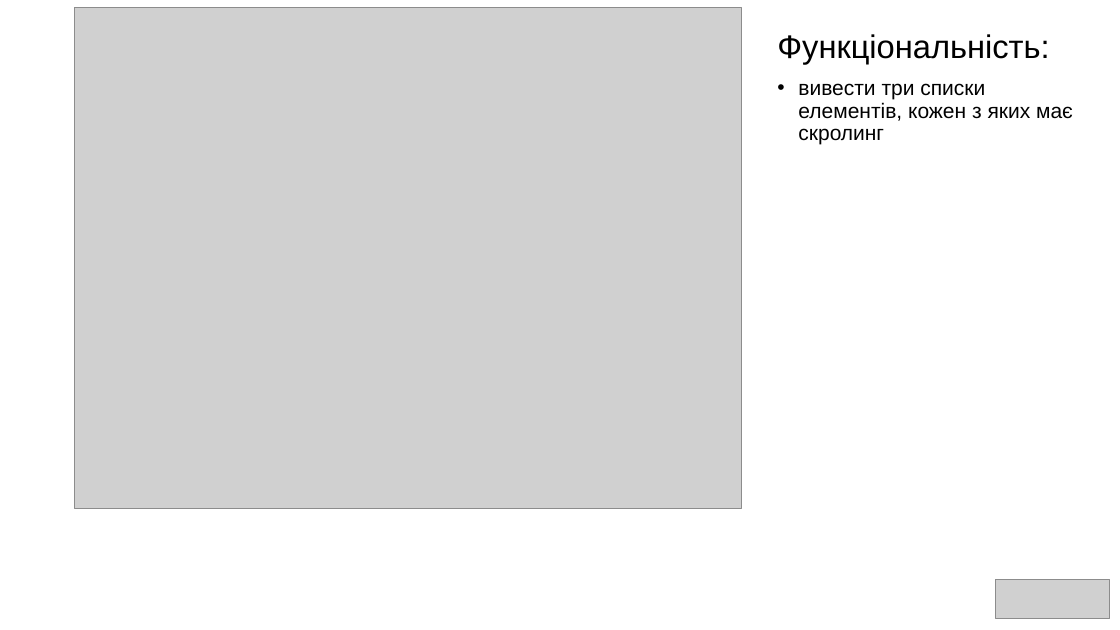
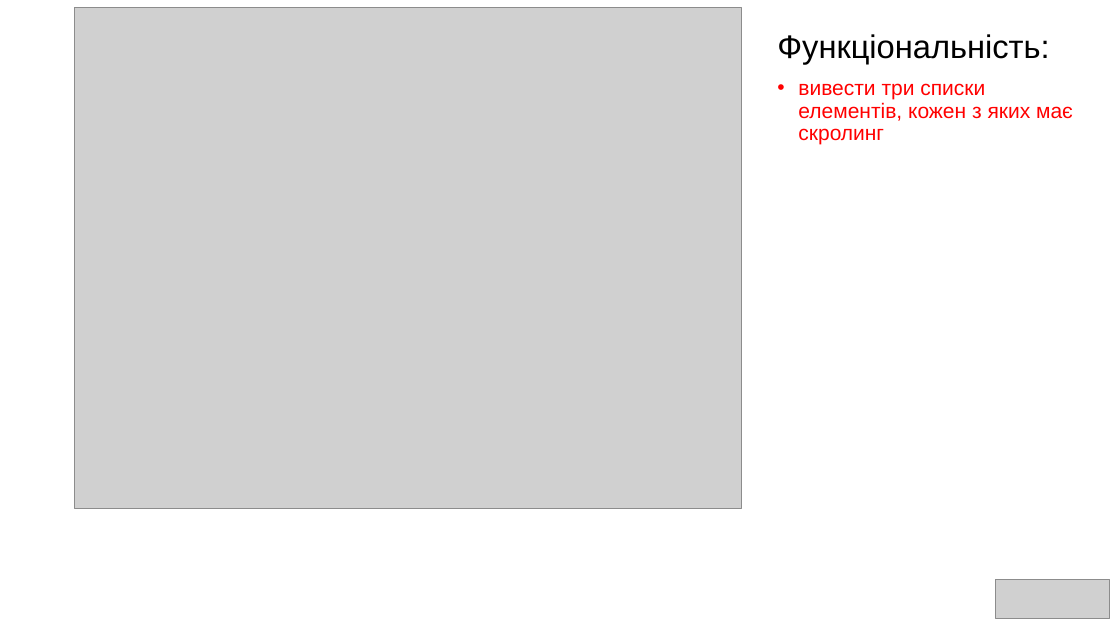
Before and after one commit to YanusyaZubritska/layout-css, a slide deck: slide 4 of Task/Practical-Task.pptx. Drawn at 1120x630 pixels with LibreOffice and Linux fonts; fonts in the diff are those of the drawing; grey boxes stand for pictures. Boxes give left, top, right and bottom in pixels: in the first picture for what was removed or moved away, otherwise in the second. Text is boxed around its words. In the diff, an @@ line names an element or a change of style, - is before the commit and + after.

```diff
--- a/Task/Practical-Task.pptx
+++ b/Task/Practical-Task.pptx
@@ text at <box>798,83,1073,145</box>: text colour #000000 to #FF0000 in "вивести три списки елементів, кожен з яких ..." @@
```
Also in this commit, not shown: 1 other slide changed, 9 other files.
